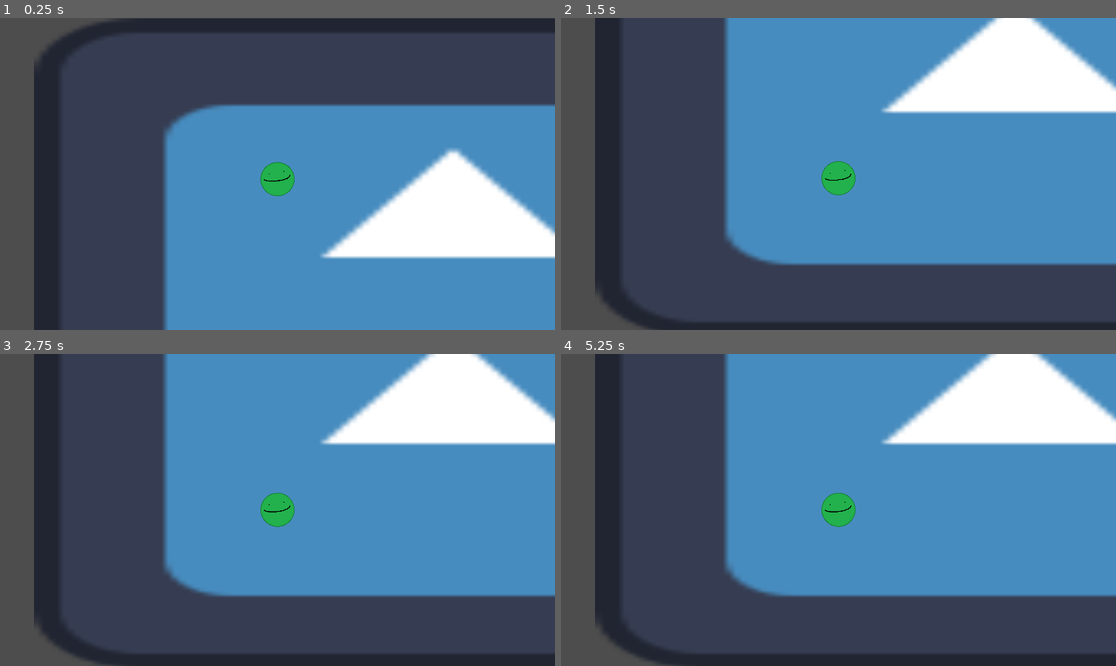
Above: before the commit, frames 1-4 (two rows, left to right).
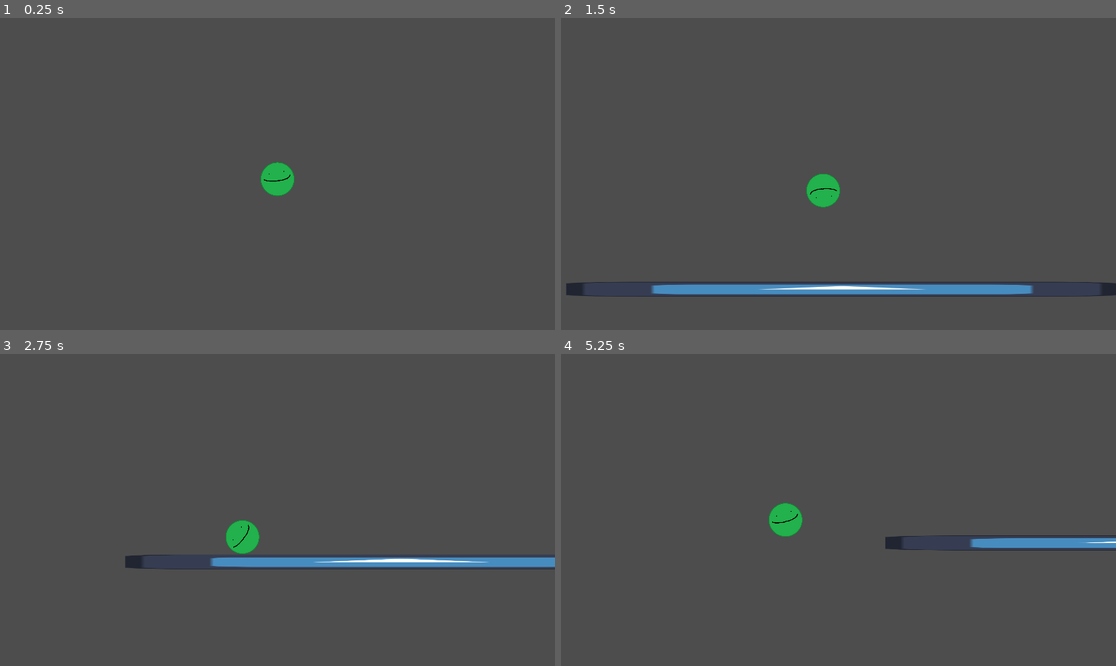
Above: after the commit, the same moments.

Repository: ai43184-school/School-project
Game: Godot game, scene res://Scenes/main.tscn
Two runs of this game, one before a commit and one after it. Both use one fixed random seed, a clock stepped at 60 frames per second and the inputs below. The engine's default icon, where the game draws it, is replaced by a stand-in: a white triangle on a blue panel in a dark square.
Inputs (mouse positions are in pixels of both pictures, inside the frame that each line leads up to):
- Up to frame 1 (0.25 s): no input
- Up to frame 2 (1.5 s): move the mouse to (960, 158) at 0.52 s; press the mouse at (960, 158) at 0.53 s; move the mouse to (727, 189) at 1.27 s; release the mouse at (727, 189) at 1.28 s; click (727, 189) at 1.35 s
- Up to frame 3 (2.75 s): move the mouse to (333, 441) at 2.02 s; press the mouse at (333, 441) at 2.03 s
- Up to frame 4 (5.25 s): move the mouse to (810, 572) at 2.77 s; release the mouse at (810, 572) at 2.78 s; click (810, 572) at 2.85 s; move the mouse to (1005, 556) at 3.52 s; press the mouse at (1005, 556) at 3.53 s; tap Enter at 4.25 s; move the mouse to (672, 463) at 4.27 s; release the mouse at (672, 463) at 4.28 s; click (672, 463) at 4.35 s; move the mouse to (866, 510) at 5.02 s; press the mouse at (866, 510) at 5.03 s

The runs differ from the first frame. In frame 1, 60% of the frame differs, in the area x 6-100%, y 0-100%; in frame 2, 66%, in the area x 1-100%, y 0-100%; in frame 3, 62%; in frame 4, 63%.

Commit message:
PLAYER MOVEMENT#1
FINALLY

Diff:
--- a/only-way-is-up/Scenes/main.tscn
+++ b/only-way-is-up/Scenes/main.tscn
@@ -6,21 +6,25 @@
 [sub_resource type="RectangleShape2D" id="RectangleShape2D_7u77a"]
 size = Vector2(1922, 31)
 
+[sub_resource type="PhysicsMaterial" id="PhysicsMaterial_0xgt5"]
+bounce = 0.25
+
 [node name="Main" type="Node2D"]
 
-[node name="StaticBody2D" type="StaticBody2D" parent="."]
+[node name="platform" type="StaticBody2D" parent="."]
 position = Vector2(13, 1053)
 
-[node name="CollisionShape2D" type="CollisionShape2D" parent="StaticBody2D"]
+[node name="CollisionShape2D" type="CollisionShape2D" parent="platform"]
 position = Vector2(951, 5.5)
 shape = SubResource("RectangleShape2D_7u77a")
 metadata/_edit_lock_ = true
 
 [node name="Player" parent="." instance=ExtResource("1_jjgbg")]
 position = Vector2(972, 456)
+physics_material_override = SubResource("PhysicsMaterial_0xgt5")
 
 [node name="Icon" type="Sprite2D" parent="."]
 z_index = -1
-position = Vector2(1580, 729.5)
-scale = Vector2(22.6563, 12.5391)
+position = Vector2(966.5, 1067.5)
+scale = Vector2(14.9141, 0.398437)
 texture = ExtResource("2_dnw65")
--- a/only-way-is-up/Scripts/player.gd
+++ b/only-way-is-up/Scripts/player.gd
@@ -2,10 +2,19 @@
 
 var velocity : Vector2 = Vector2.ZERO
 var direction : Vector2 = Vector2.ZERO
-var speed: float = 1200.0
+var speed: float = 2
 
 
-func _physics_process(delta: float) -> void:
+func Launch():
 	direction = (get_global_mouse_position() - position)
 	if Input.is_action_pressed("Launch"):
-		velocity = direction * speed
+		Engine.time_scale = 0.25
+		look_at(get_global_mouse_position())
+	elif Input.is_action_just_released("Launch"):
+		linear_velocity = velocity
+		apply_impulse(direction * speed)
+	else:
+		Engine.time_scale = 1
+
+func _physics_process(delta: float) -> void:
+	Launch()
Not shown: 1 places in only-way-is-up/Scenes/main.tscn that only renumber resources
